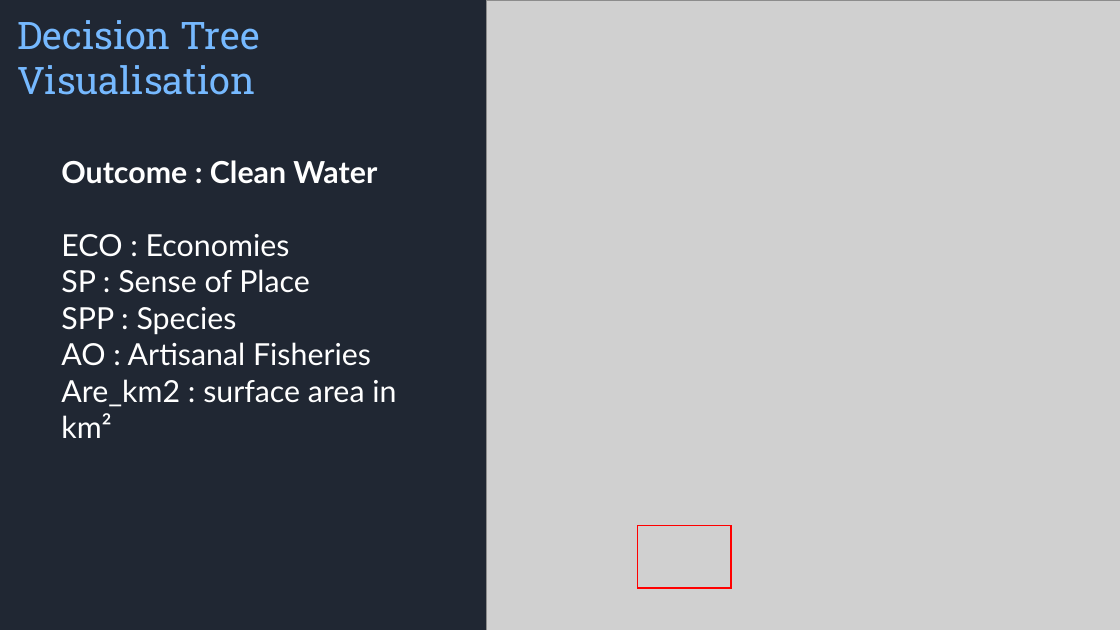
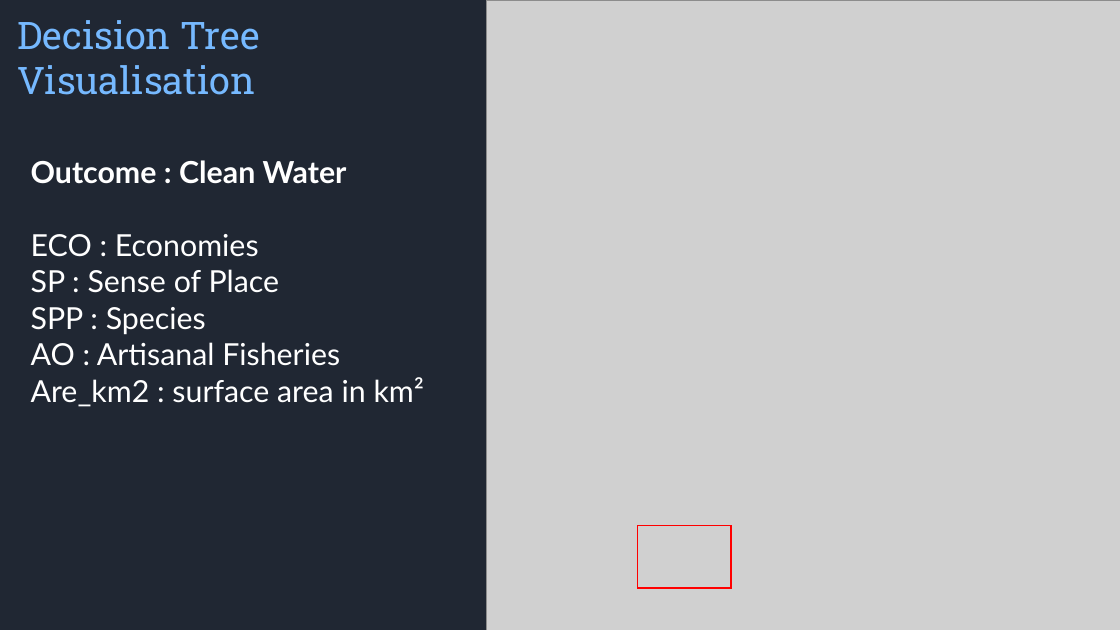
Before and after one commit to syam3500/hackthefuture2025, a slide deck: slide 6 of presentation.pptx. Drawn at 1120x630 pixels with LibreOffice and Linux fonts; fonts in the diff are those of the drawing; grey boxes stand for pictures; background and template pictures are left out. Boxes give left, top, right and bottom in pixels: in the first picture for what was removed or moved away, otherwise in the second. Text is boxed around its words. In the diff, an @@ line names an element or a change of style, - is before the commit and + after.

```diff
--- a/presentation.pptx
+++ b/presentation.pptx
@@ text "Outcome : Clean Water" rewrapped from (x1=61, y1=160, x2=396, y2=438) to (x1=31, y1=160, x2=424, y2=407) @@
```
Also in this commit, not shown: 4 other slides changed.
